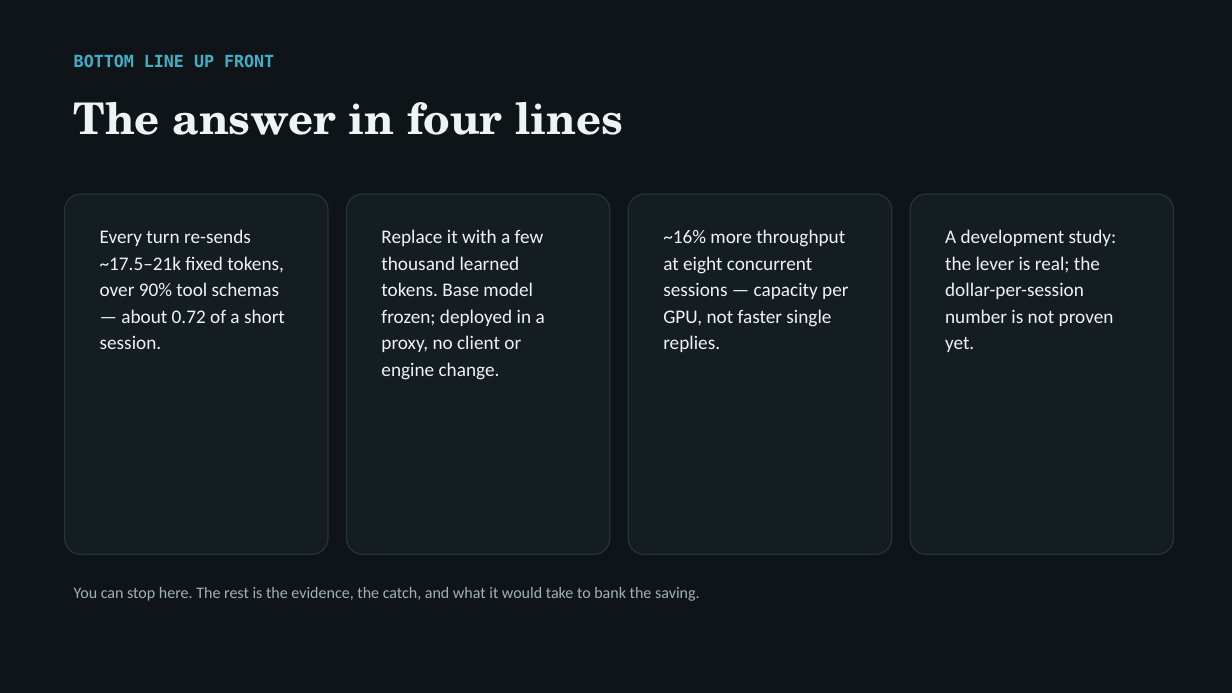
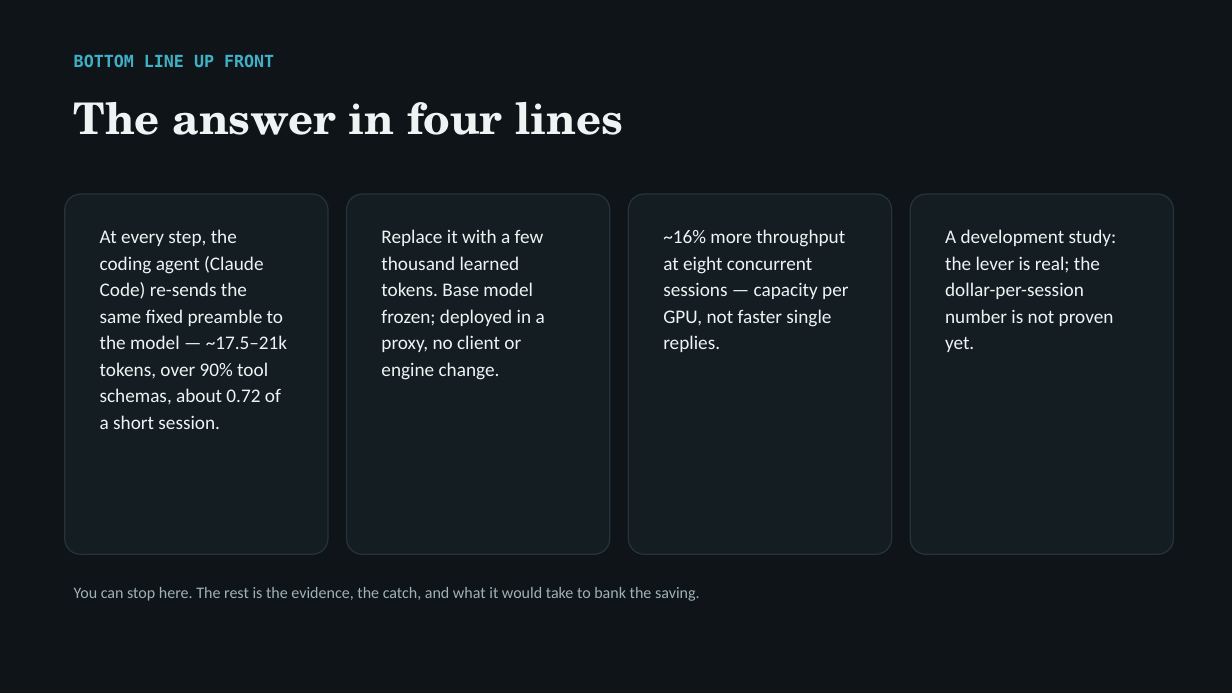
Before and after one commit to arunmenon/gisting-coding-agent, a slide deck: slide 2 of Gisting-CTO-deck.pptx. Drawn at 1232x693 pixels with LibreOffice and Linux fonts; fonts in the diff are those of the drawing. Boxes give left, top, right and bottom in pixels: in the first picture for what was removed or moved away, otherwise in the second. Text is boxed around its words. In the diff, an @@ line names an element or a change of style, - is before the commit and + after.

Commit message:
Clarify the tax: the coding agent re-sends the preamble to the model on every step

```diff
--- a/Gisting-CTO-deck.pptx
+++ b/Gisting-CTO-deck.pptx
@@ text at [100, 229, 287, 429]: text changed @@
-Every turn re-sends ~17.5–21k fixed tokens, over 90% tool schemas — about 0.72 of a short session.
+At every step, the coding agent (Claude Code) re-sends the same fixed preamble to the model — ~17.5–21k tokens, over 90% tool schemas, about 0.72 of a short session.
```
Also in this commit, not shown: 1 other slide changed, 3 other files.
